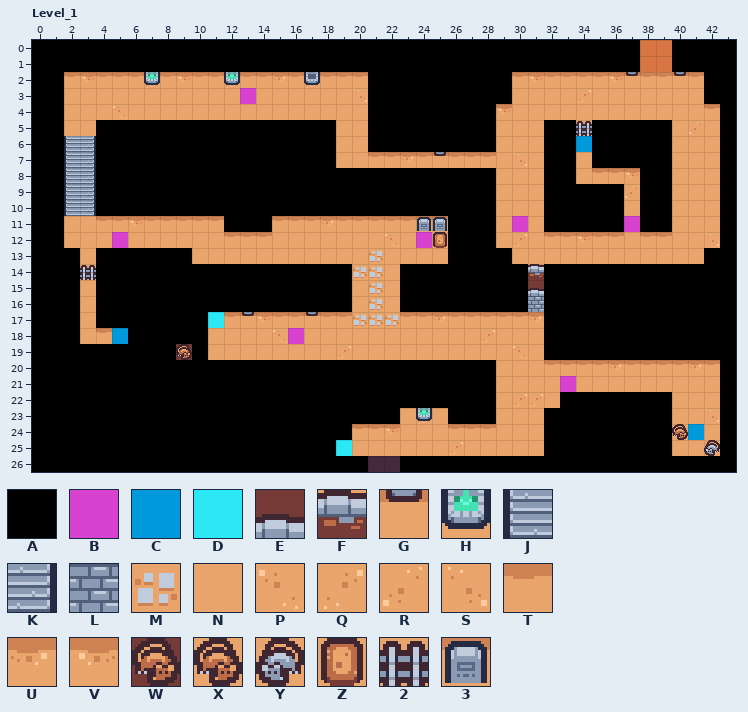
LDtk project: ggj-2026.ldtk. Above, as it was before the edit.
Cells are 16x16 px. Shown: Level_1 x 0..43, y 0..26.
Key: from "IntGrid": A 1 "wall", B 5 "enemySpawn", C 13 "chest", D 14 "barrel"; from "Tilemap_packed": E 2, F 26, G 30, H 32, J 36, K 38, L 40, M 42, N 48, P 49, Q 49 flipped left-right, R 49 flipped up-down, S 49 turned 180, T 50, U 51, V 51 flipped left-right, W 0 under 123, X 48 under 123, Y 48 under 124 flipped left-right, Z 48 under 66, 2 48 under 77, 3 50 under 65.
_ is an empty cell, # one hidden under a higher layer.
Layer "Tiles" before, first column x 0:
 9 ##JK#########################NNN#####R##NNN#
10 ##JK#########################NNN#####N##NNN#
11 ##NNTTVTTTTT###TTTUTTTTT33###N#N########NNN#
12 ##NNN#NNNNNNTTTNNNNNNNPN#Z###NQNTTVTTNTTNNS#
13 ###N######NNNNNNNNNNNMNNNN####NNNNNNNNNNNN##
14 ###2################MMN########F############
15 ###N################NMN########E############
16 ###N################NMN########L############
17 ###N########TGVTTGTTMMMTTUTTTTTU############
18 ###NT######NNNNP#NNNNNNNNNNNQNNN############
19 #########W#NNNNNNNNQNNNNNNNNNNPN############
20 #############################NNNTTTTUTTTTUT#
21 #############################NNNN#NNNNNNNNN#
22 #############################NQQN#######NNN#
23 #######################NHN###NNN########NNS#
24 ####################TTVNNNTTTNNN########X#N#
25 ####################NNNNNNQNNNNN########NNY#
26 ############################################
Layer "IntGrid" before, first column x 0:
12 AA___B________
13 AAA_AAAAAA____
14 AAA_AAAAAAAAAA
15 AAA_AAAAAAAAAA
16 AAA_AAAAAAAAAA
17 AAA_AAAAAAAD__
18 AAA__CAAAAA___
19 AAAAAAAAA_A___
20 AAAAAAAAAAAAAA
21 AAAAAAAAAAAAAA
22 AAAAAAAAAAAAAA
23 AAAAAAAAAAAAAA
24 AAAAAAAAAAAAAA
25 AAAAAAAAAAAAAA
26 AAAAAAAAAAAAAA
The same view after the edit:
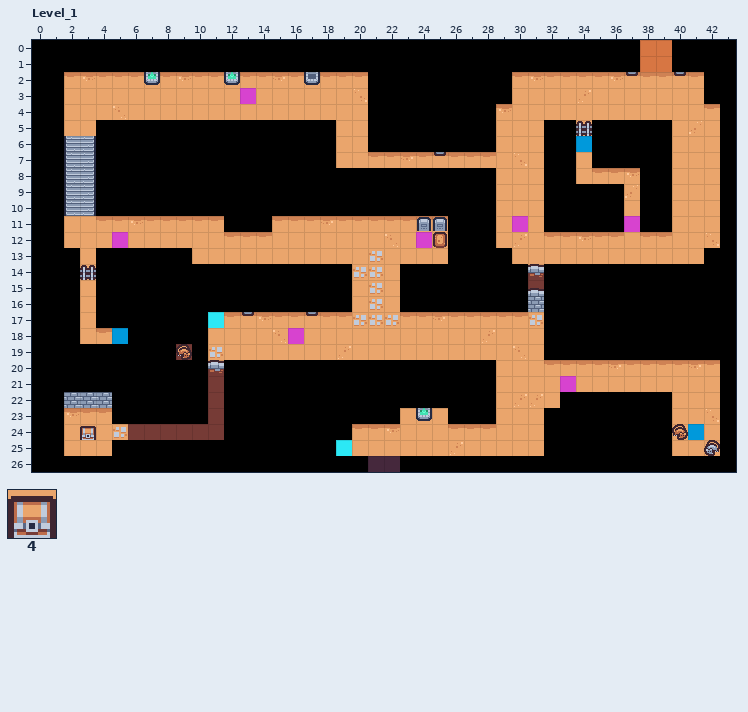
Further tiles: from "Tilemap_packed": 4 48 under 89.
What changed:
Changed rows in their new state; . is an unchanged cell.
Layer "Tiles":
first column x 2:
17 .............................M
19 .........M....................
22 LLL...........................
23 VTT...........................
24 N4NM..........................
25 NNN...........................
Layer "IntGrid":
first column x 2:
20 ........._
21 ........._
22 ___......_
23 ___......_
24 __________
25 ___.......
Pixel boxes of the changes (left, top, right, bottom) in both pictures:
changed: (528, 312, 544, 326)
changed: (64, 347, 224, 456)
